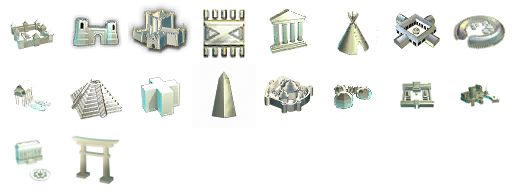
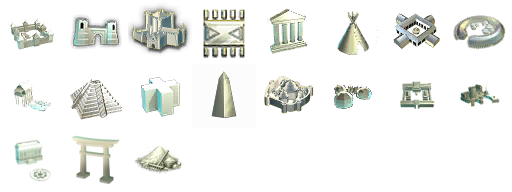
Comparing the layer stacks of the two 512x192 images. Changes:
painted on "main surface" over bbox(133, 142, 182, 174)
